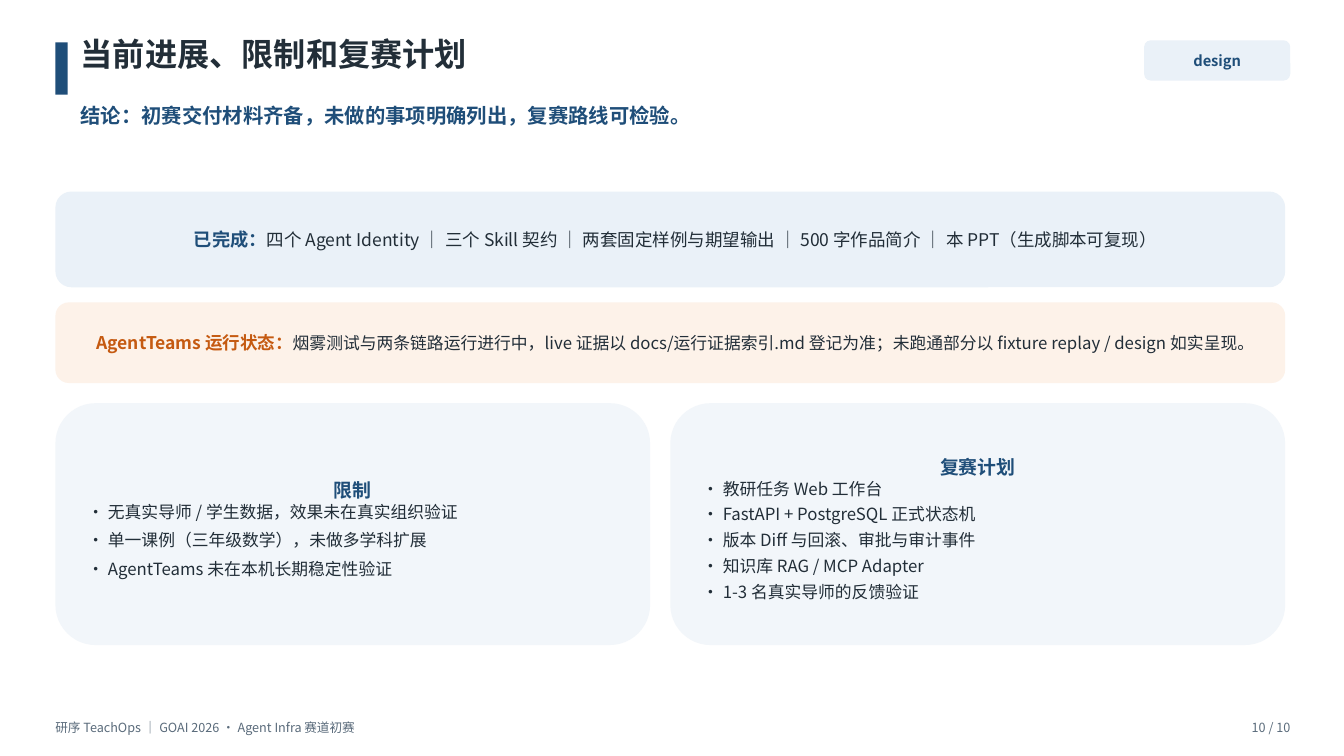
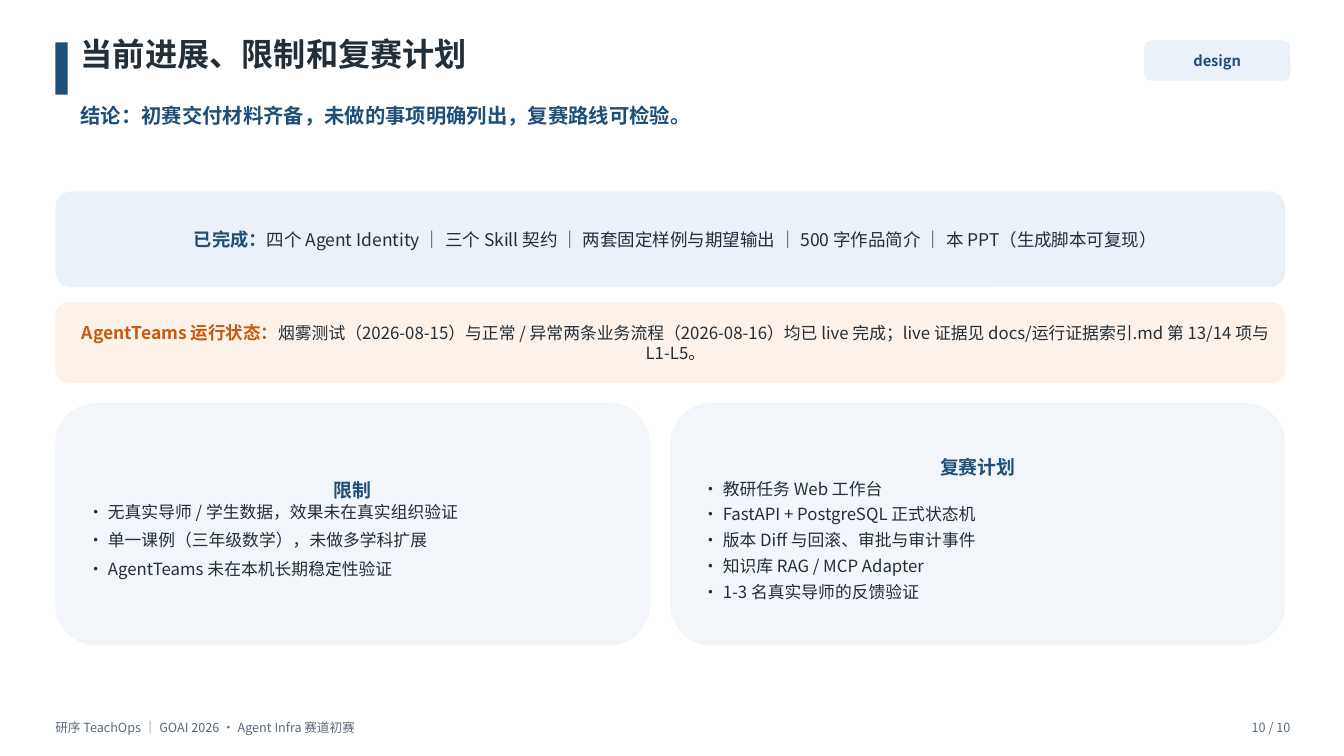
Before and after one commit to qrx-joe/TeachOps, a slide deck: slide 10 of submission/TeachOps_GOAI_初赛方案.pptx. Drawn at 1344x756 pixels with LibreOffice and Linux fonts; fonts in the diff are those of the drawing. Boxes give left, top, right and bottom in pixels: in the first picture for what was removed or moved away, otherwise in the second. Text is boxed around its words. In the diff, an @@ line names an element or a change of style, - is before the commit and + after.

Commit message:
feat: SUB-001 提交材料收口——PPT嵌入live截图并加python-pptx构建依赖
- make_ppt.py: P4/P7/P8 三处 live 截图占位替换为真实脱敏截图(live-05/04/09),页签改 live,P10 状态行同步
- 重新生成 PPTX(10页,含3张截图,约1.7MB)与 PDF(10页,384KB)
- 提交前检查清单同步:§1 实际数字、§2 占位已替换、§3 新增逐页目检待办
- pyproject.toml 新增 dev 依赖 python-pptx(uv run 可复现生成 PPT),技术基线注明构建依赖
- 验证:预检通过、18 测试通过、PPTX 文本敏感扫描 0 命中、截图字节级一致

```diff
--- a/submission/TeachOps_GOAI_初赛方案.pptx
+++ b/submission/TeachOps_GOAI_初赛方案.pptx
@@ text in rounded rectangle at [82, 324, 1269, 360]: text changed @@
-AgentTeams 运行状态：烟雾测试与两条链路运行进行中，live 证据以 docs/运行证据索引.md 登记为准；未跑通部分以 fixture replay / design 如实呈现。
+AgentTeams 运行状态：烟雾测试（2026-08-15）与正常 / 异常两条业务流程（2026-08-16）均已 live 完成；live 证据见 docs/运行证据索引.md 第 13/14 项与 L1-L5。
```
Also in this commit, not shown: 3 other slides changed, 7 other files.
